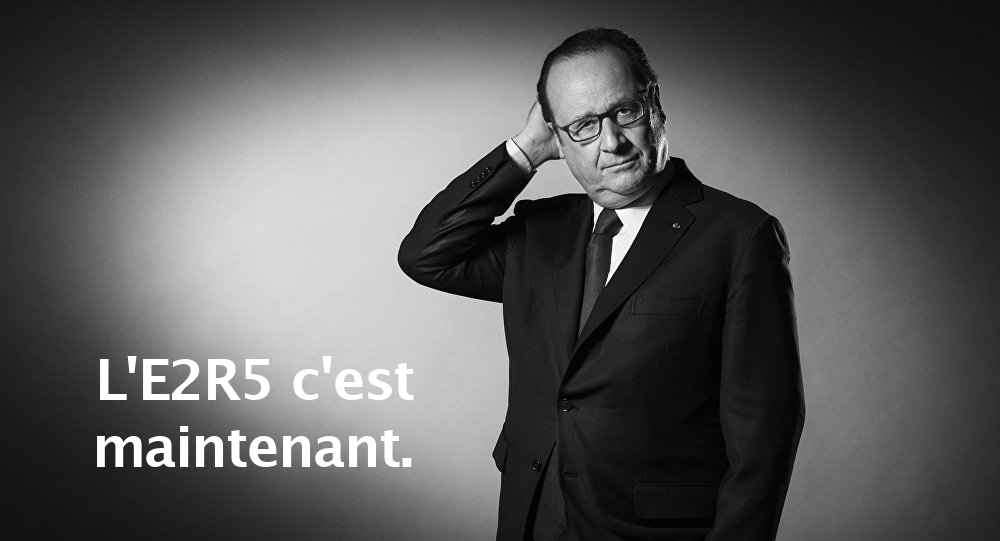
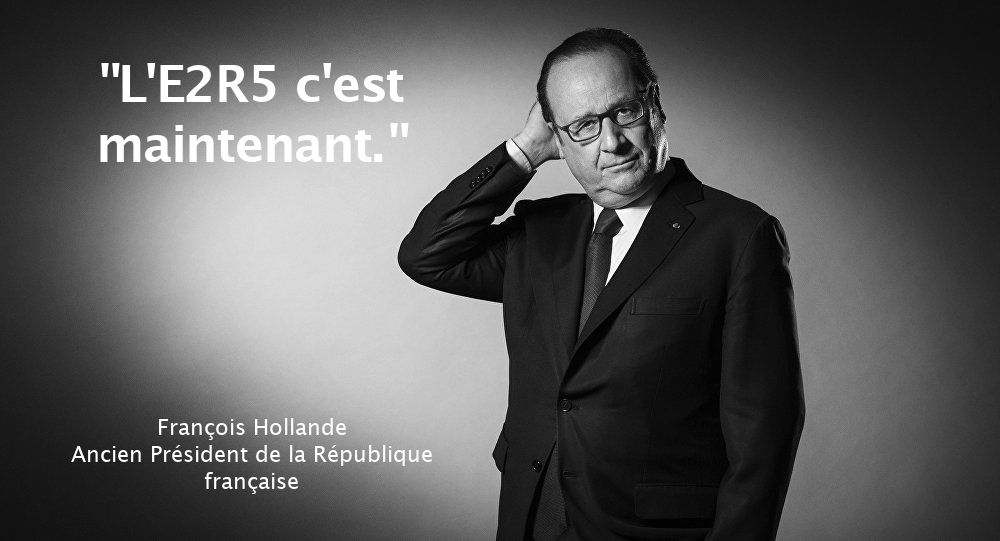
Comparing the layer stacks of the two 1000x541 images. Changes:
renamed "L'E2R5 c'est maintenant." to "'L'E2R5 c'est maintenant.' ...", painted on it over (71, 63, 432, 494)
